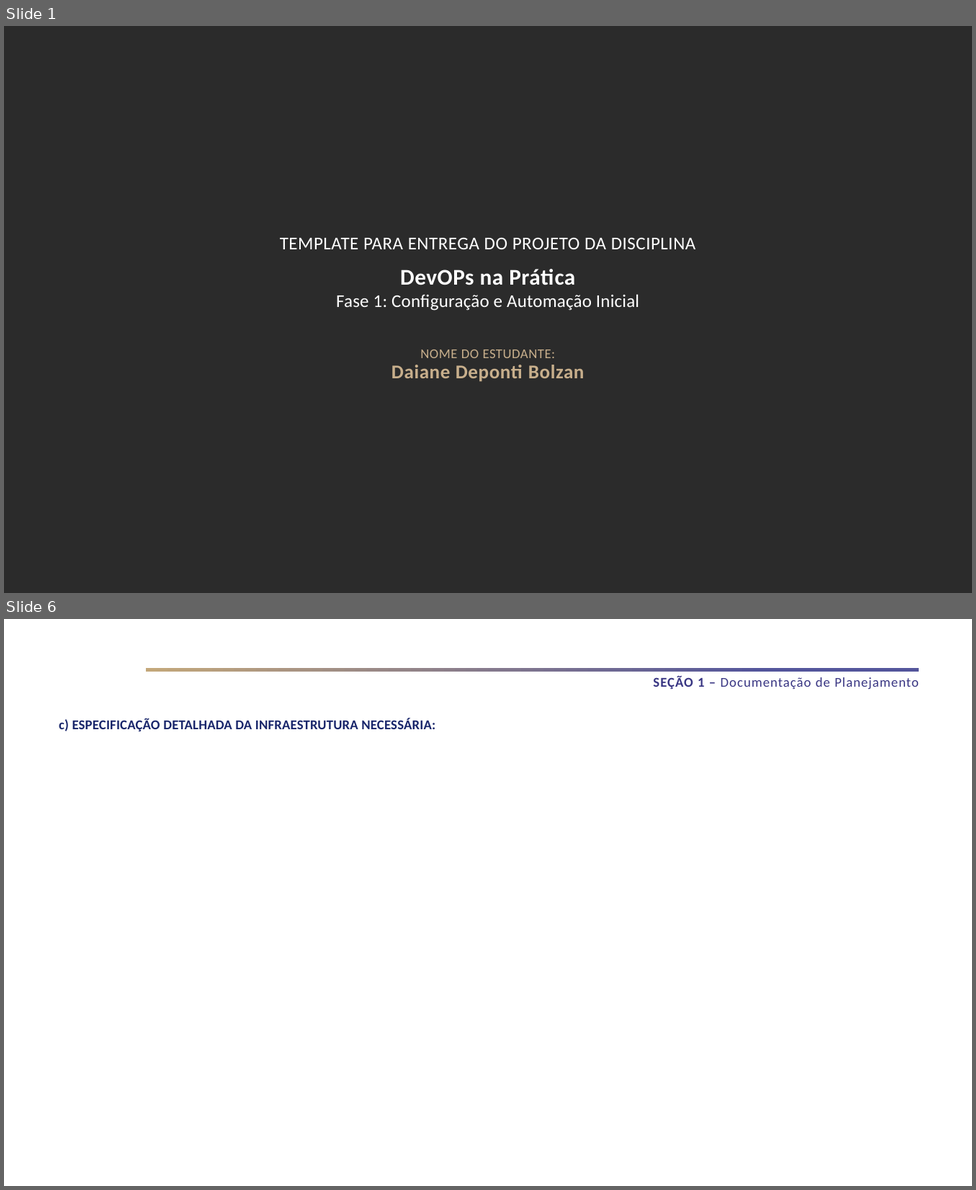
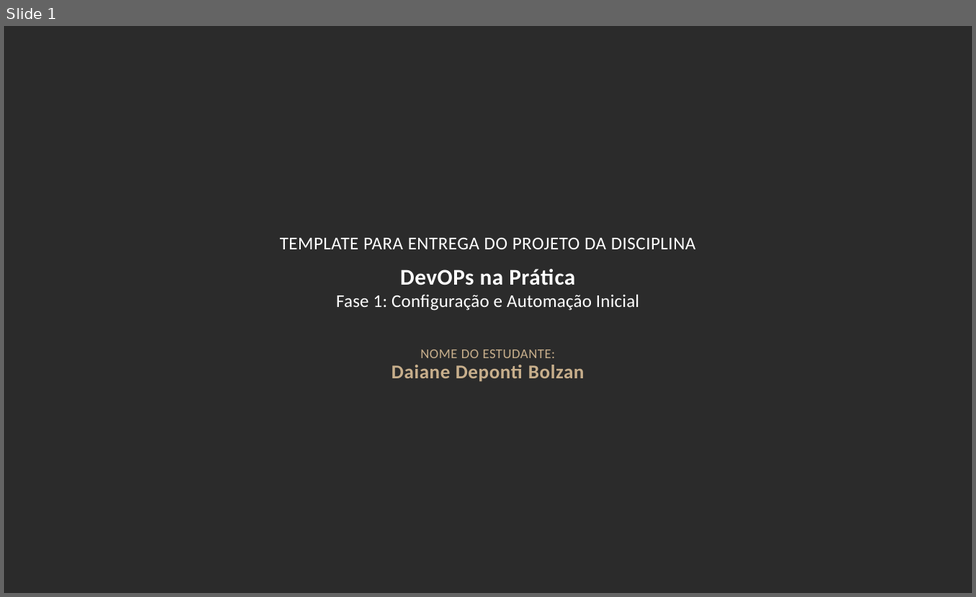
Before and after one commit to Daaaiii/Devops, a slide deck: Daiane Bolzan - Fase 1 - DevOps na Prática.pptx. Shown one above the other, each under a label of ours: slides 1 and 6 before the commit, slide 1 after it; the slides between them are not shown. The pictures are 976x1190 and 976x597 pixels, drawn with LibreOffice and Linux fonts; fonts in the diff are those of the drawing; background and template pictures are left out; a plain dark background stands for a picture behind light text. Boxes give left, top, right and bottom in pixels: in the first picture for what was removed or moved away, otherwise in the second. Text is boxed around its words. In the diff, an @@ line names an element or a change of style, - is before the commit and + after.

```diff
--- a/Daiane Bolzan - Fase 1 - DevOps na Prática.pptx
+++ b/Daiane Bolzan - Fase 1 - DevOps na Prática.pptx
@@ slide 6 removed at (x1=4, y1=619, x2=972, y2=1186), background #FFFFFF @@
@@ rectangle removed at (x1=145, y1=668, x2=918, y2=672) @@
@@ text removed at (x1=653, y1=676, x2=918, y2=689) @@
-SEÇÃO 1 – Documentação de Planejamento
@@ text removed at (x1=59, y1=718, x2=435, y2=731) @@
-c) ESPECIFICAÇÃO DETALHADA DA INFRAESTRUTURA NECESSÁRIA:
```
Also in this commit, not shown: 14 slides added, 4 other slides removed, 1 other file.
